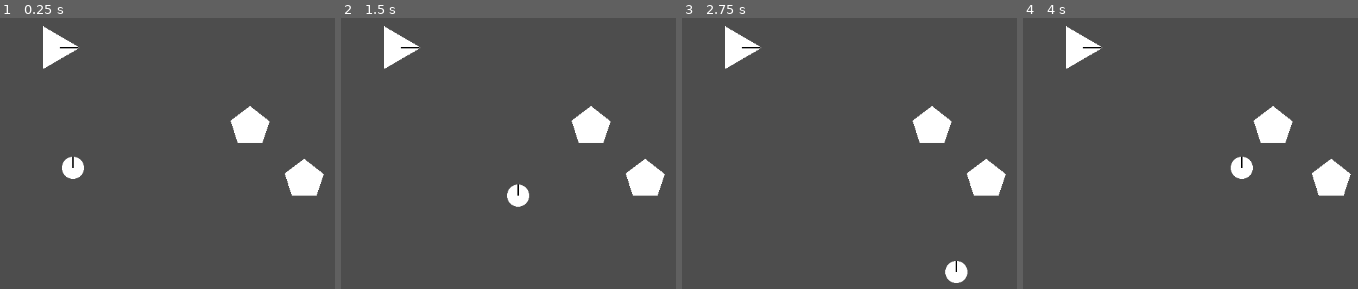
Above: before the commit, frames 1-4 (left to right).
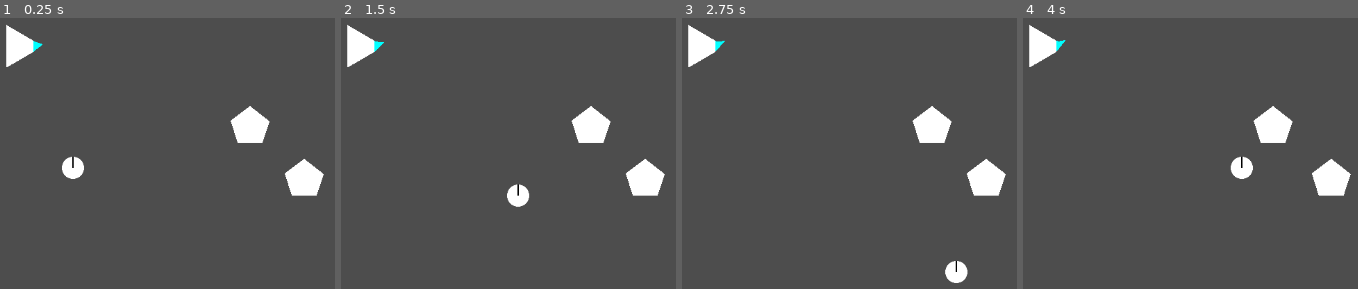
Above: after the commit, the same moments.

Repository: bjornarprytz/dream-deeper-and-deeper
Game: Godot game, scene res://main.tscn
Two runs of this game, one before a commit and one after it. Both use one fixed random seed, a clock stepped at 60 frames per second and the inputs below.
Inputs:
- Up to frame 1 (0.25 s): no input
- Up to frame 2 (1.5 s): tap Enter at 0.5 s; hold Right (ui_right) 0.53-1.28 s; hold Down (ui_down) from 1.28 s (still down)
- Up to frame 3 (2.75 s): release Down (ui_down) at 2.03 s; hold Right (ui_right) from 2.03 s (still down)
- Up to frame 4 (4 s): release Right (ui_right) at 2.78 s; hold Up (ui_up) 2.78-3.53 s; hold Left (ui_left) from 3.53 s (still down)

The runs differ from the first frame. In frame 1, 1.8% of the frame differs, in the area x 1-24%, y 2-19%; in frame 2, 1.8%; in frame 3, 1.8%; in frame 4, 1.8%.

Commit message:
wiggly nose

Diff:
--- /dev/null
+++ b/src/critters/nose.gd
@@ -0,0 +1,40 @@
+extends Polygon2D
+
+
+@onready var left_nostril : Node2D = $LeftNostril
+@onready var right_nostril : Node2D = $RightNostril
+@onready var nose_tip : Node2D = $Tip
+
+
+var curve : Curve2D = Curve2D.new()
+var nose_tip_root : Vector2
+
+func _ready() -> void:
+
+	nose_tip_root = nose_tip.position
+
+	var right_in = (nose_tip_root - right_nostril.position) * .25
+	var left_out = (nose_tip_root - left_nostril.position) * .25
+
+	curve.add_point(right_nostril.position, right_in, Vector2.ZERO)
+	curve.add_point(left_nostril.position, Vector2.ZERO, left_out)
+	curve.add_point(nose_tip.position)
+
+
+var _time_spent : float
+
+func _process(delta: float) -> void:
+	_time_spent += delta
+	nose_tip.position.y = nose_tip_root.y + (pingpong((_time_spent * 30.0), 20.0) - 10.0)
+	queue_redraw()
+
+
+func _draw() -> void:
+	curve.set_point_position(2, nose_tip.position)
+
+	var points : PackedVector2Array = curve.tessellate()
+	var colors: PackedColorArray = []
+	colors.resize(points.size())
+	colors.fill(Color.AQUA)
+	polygon = points
+	vertex_colors = colors
--- /dev/null
+++ b/src/critters/nose.tscn
@@ -0,0 +1,14 @@
+[gd_scene load_steps=2 format=3 uid="uid://dspia81kvgwbo"]
+
+[ext_resource type="Script" path="res://critters/nose.gd" id="1_umbdk"]
+
+[node name="Nose" type="Polygon2D"]
+script = ExtResource("1_umbdk")
+
+[node name="LeftNostril" type="Node2D" parent="."]
+
+[node name="RightNostril" type="Node2D" parent="."]
+position = Vector2(0, 16)
+
+[node name="Tip" type="Node2D" parent="."]
+position = Vector2(14, 8)
--- a/src/critters/tri.tscn
+++ b/src/critters/tri.tscn
@@ -1,6 +1,7 @@
-[gd_scene load_steps=3 format=3 uid="uid://bnmy7i4v1upqs"]
+[gd_scene load_steps=4 format=3 uid="uid://bnmy7i4v1upqs"]
 
 [ext_resource type="Script" path="res://critters/tri.gd" id="1_wrtmk"]
+[ext_resource type="PackedScene" uid="uid://dspia81kvgwbo" path="res://critters/nose.tscn" id="2_hfkxj"]
 
 [sub_resource type="CircleShape2D" id="CircleShape2D_0cl0h"]
 radius = 121.807
@@ -9,17 +10,24 @@
 rotation = 0.000459498
 script = ExtResource("1_wrtmk")
 
+[node name="Nose" parent="." instance=ExtResource("2_hfkxj")]
+position = Vector2(14.9963, -8.00689)
+polygon = PackedVector2Array(0, 16, 0, 0, 0, 0, 14, 8, 0, 16, 14, 8)
+vertex_colors = PackedColorArray(0, 1, 1, 1, 0, 1, 1, 1, 0, 1, 1, 1, 0, 1, 1, 1, 0, 1, 1, 1, 0, 1, 1, 1)
+
 [node name="Shape" type="Polygon2D" parent="."]
 rotation = 1.57079
 scale = Vector2(1.70968, 1.70968)
 offset = Vector2(-2, -15.9622)
-polygon = PackedVector2Array(-16, 30, 20, 30, 2, -1)
+polygon = PackedVector2Array(-16, 30, 20, 30, 6.75812, 7.19453, -2.67978, 7.05963)
+metadata/_edit_lock_ = true
 
 [node name="CollisionPolygon2D" type="CollisionPolygon2D" parent="."]
 position = Vector2(27.9986, -3.01287)
 rotation = 1.57079
 scale = Vector2(1.70968, 1.70968)
-polygon = PackedVector2Array(-16.3773, 30.4151, 19.8868, 30.4151, 1.75471, -0.584904)
+polygon = PackedVector2Array(-16.3773, 30.4151, 19.8868, 30.4151, 6.4374, 7.60083, -2.96965, 7.49226)
+metadata/_edit_lock_ = true
 
 [node name="Senses" type="Area2D" parent="."]
 metadata/_edit_lock_ = true
@@ -28,10 +36,5 @@
 shape = SubResource("CircleShape2D_0cl0h")
 metadata/_edit_lock_ = true
 
-[node name="Line2D" type="Line2D" parent="."]
-points = PackedVector2Array(27, -0.0124064, 0, 0)
-width = 2.0
-default_color = Color(0.0117647, 0.0117647, 0.0117647, 1)
-
 [connection signal="body_entered" from="Senses" to="." method="_on_senses_body_entered"]
 [connection signal="body_exited" from="Senses" to="." method="_on_senses_body_exited"]
--- a/src/main.tscn
+++ b/src/main.tscn
@@ -5,9 +5,6 @@
 [ext_resource type="PackedScene" uid="uid://dcyswhpnrau34" path="res://critters/pentagonia.tscn" id="3_rl30f"]
 
 [node name="Node2D" type="Node2D"]
-
-[node name="Tri" parent="." instance=ExtResource("1_odnek")]
-position = Vector2(220, 73)
 
 [node name="Player" parent="." instance=ExtResource("2_xnexx")]
 position = Vector2(239, 246)
@@ -17,3 +14,6 @@
 
 [node name="Pentagonia2" parent="." instance=ExtResource("3_rl30f")]
 position = Vector2(572, 262)
+
+[node name="Tri" parent="." instance=ExtResource("1_odnek")]
+position = Vector2(167, 71)
